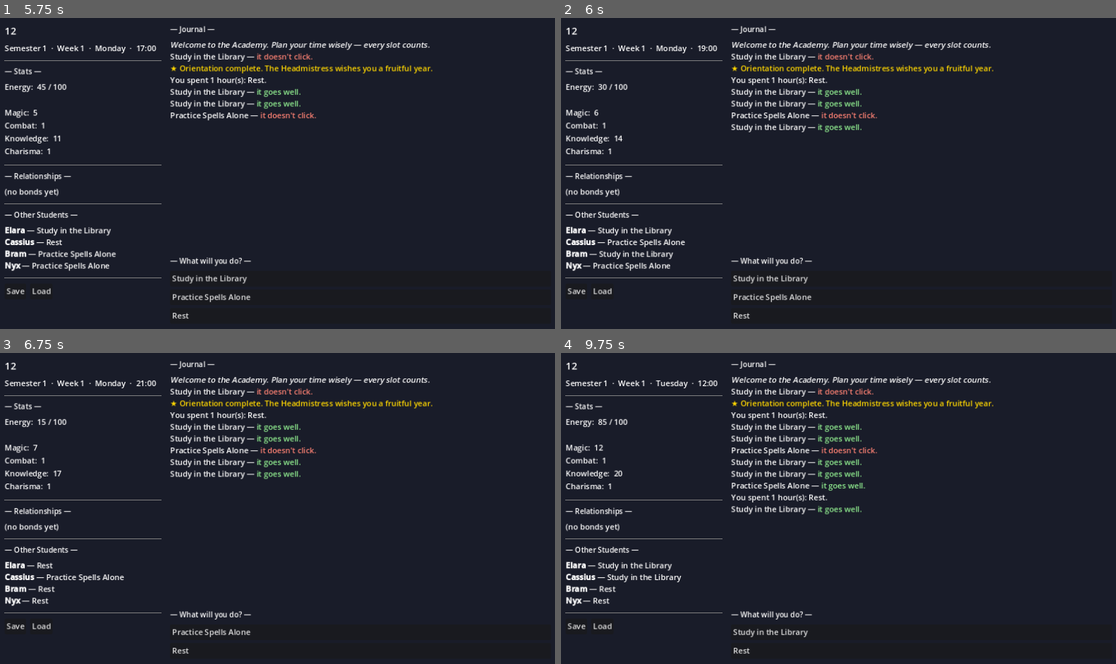
Above: before the commit, frames 1-4 (two rows, left to right).
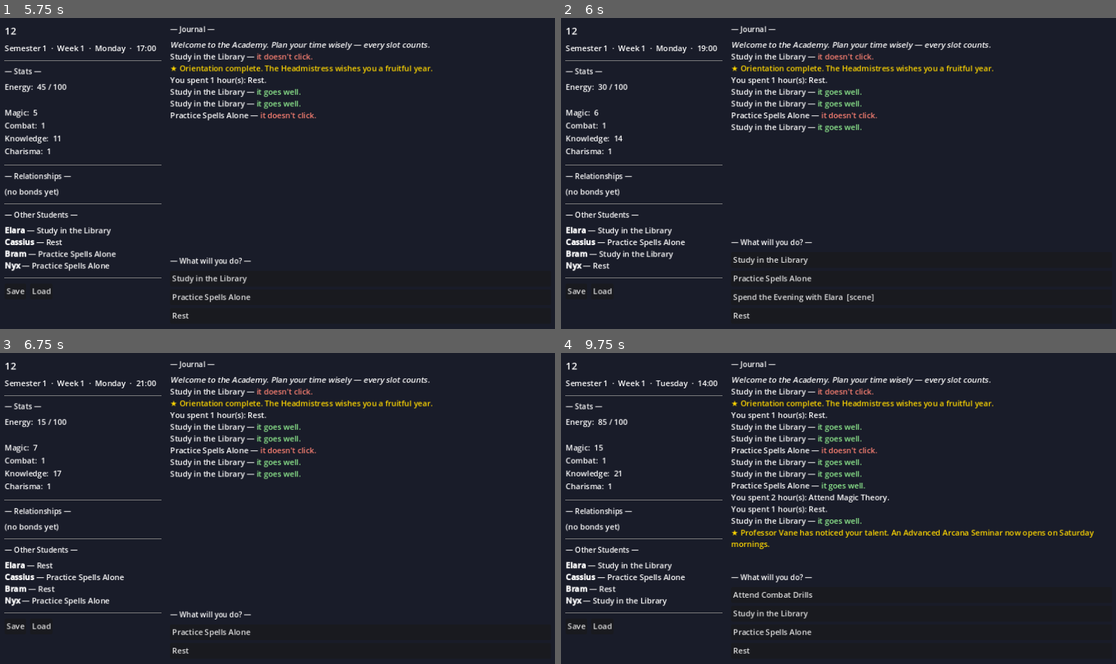
Above: after the commit, the same moments.

Repository: NyxTheCrow/academy
Game: Godot game, scene res://scenes/Root.tscn
The game is run twice, just before and just after one commit, with the same random seed, the same clock (stepped at 60 frames per second) and the same inputs.
Inputs (mouse positions are in pixels of both pictures, inside the frame that each line leads up to):
- Up to frame 1 (5.75 s): click (305, 67) at 0.52 s; type "12" at 0.6 s; click "Begin the Year ▸" at 1.25 s; click "Study in the Library" at 2 s; click "Rest" at 2.75 s; click "Study in the Library" at 3.5 s; click "Study in the Library" at 4.25 s; click "Practice Spells Alone" at 5 s
- Up to frame 2 (6 s): click "Study in the Library" at 5.75 s
- Up to frame 3 (6.75 s): click "Study in the Library" at 6.5 s
- Up to frame 4 (9.75 s): click "Practice Spells Alone" at 7.25 s; click (921, 614) at 8 s, where only the run after the commit has a clickable "Attend Magic Theory"; click "Rest" at 8.75 s; click "Study in the Library" at 9.5 s

Frame 1 is identical in both runs. In frame 2, 1.0% of the frame differs, in the area x 6-57%, y 70-92%; in frame 3, 0.2%; in frame 4, 2.7%, in the area x 5-97%, y 8-92%.

Commit message:
Fix hours-based availability (JSON float vs int) and dev_mode reset
CI caught a real gameplay bug: 'hour_now in a["hours"]' never matched because
JSON parses [9] as floats and 'in' is type-strict, so every hours-gated
activity (all classes, socialize, spar, seminar) was permanently unavailable.
Coerce to int in the hours check. Also reset() now clears player_name and
dev_mode so a fresh game truly starts clean (character creation sets them
right after).

Co-Authored-By: Claude Opus 4.8 <noreply@anthropic.com>
Claude-Session: https://claude.ai/code/session_01YZg37CEKBKZxHJukh6HEMW

Diff:
--- a/scripts/GameState.gd
+++ b/scripts/GameState.gd
@@ -45,6 +45,8 @@
 	week = 1
 	day_index = 0
 	hour = DAY_START_HOUR
+	player_name = "Student"
+	dev_mode = false
 	stats = {"magic": 0, "combat": 0, "knowledge": 0, "charisma": 0}
 	max_energy = 100
 	energy = 100
@@ -203,7 +205,13 @@
 		if hour_now < int(r[0]) or hour_now > int(r[1]):
 			return false
 	elif a.has("hours"):
-		if not (hour_now in a["hours"]):
+		# Coerce to int: JSON numbers can parse as floats, and `in` is type-strict.
+		var matched := false
+		for hh in a["hours"]:
+			if int(hh) == hour_now:
+				matched = true
+				break
+		if not matched:
 			return false
 	var req: Dictionary = a.get("requirements", {})
 	if req.has("min_energy") and energy_now < int(req["min_energy"]):
